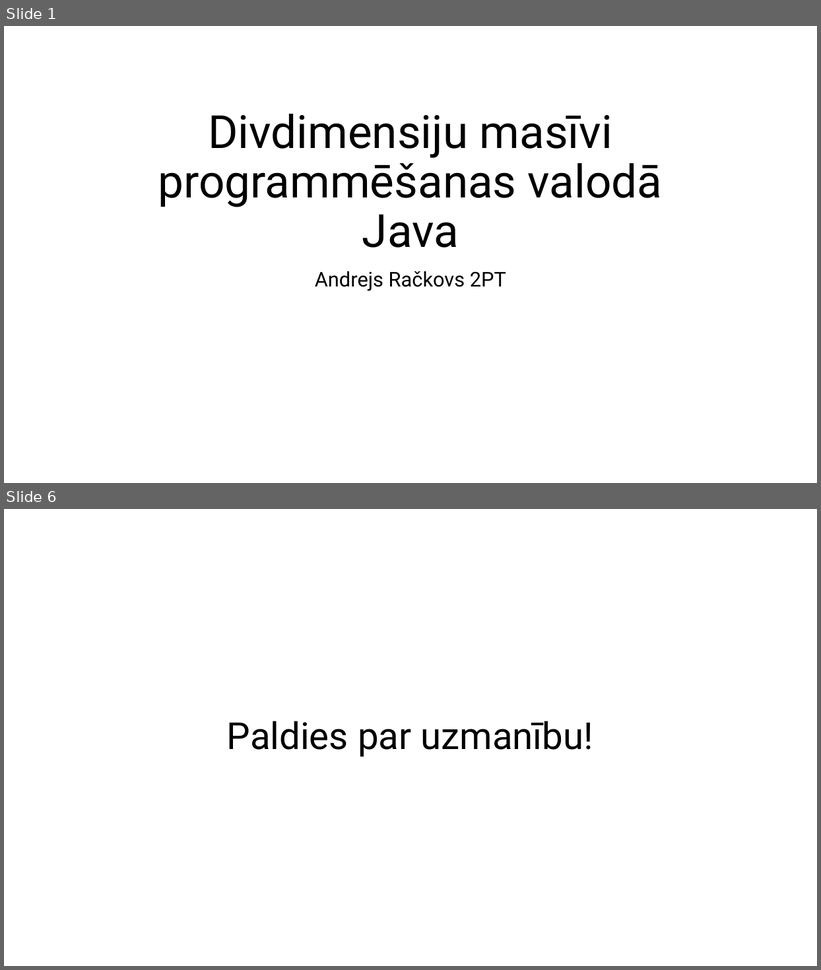
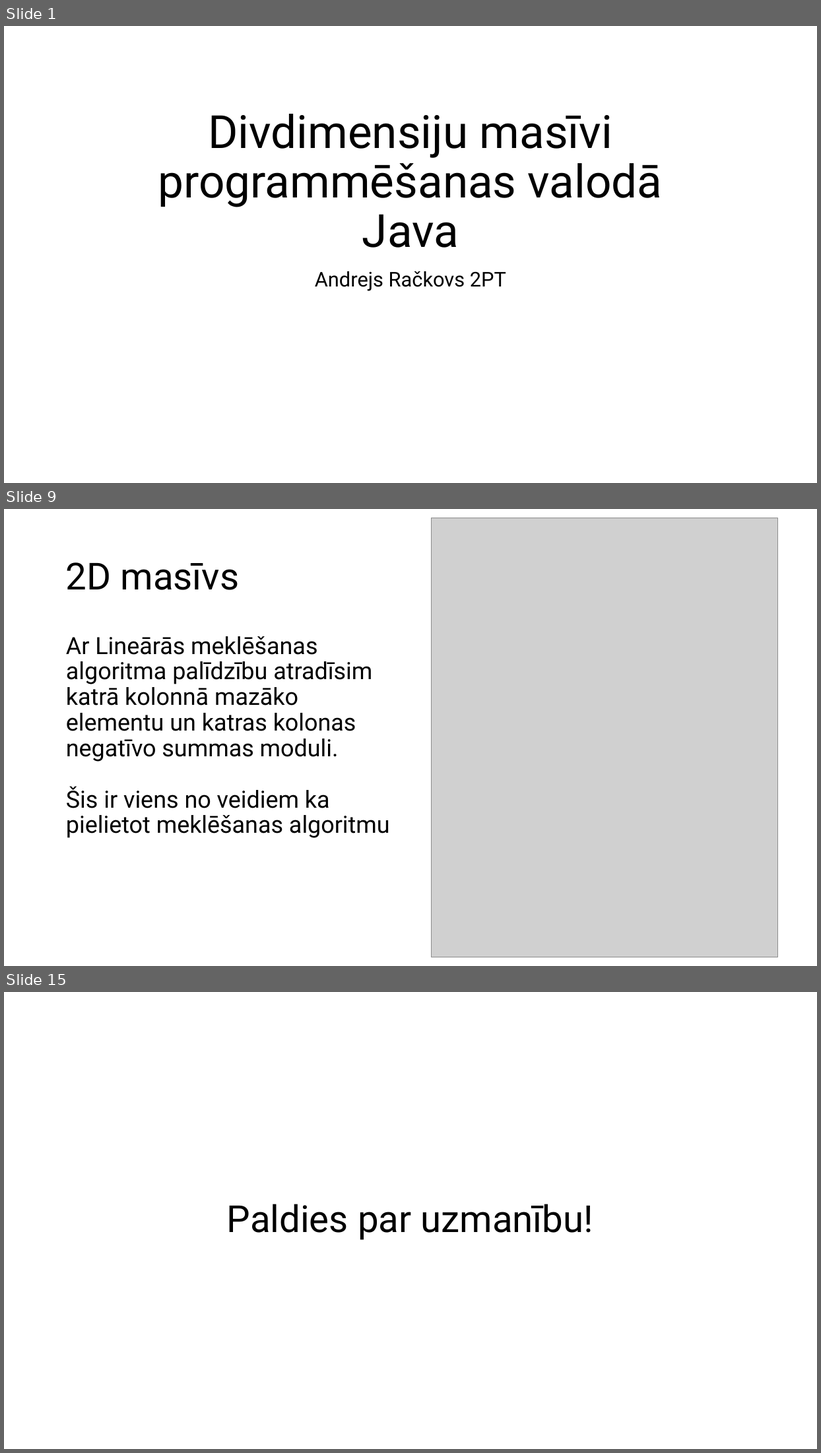
Before and after one commit to Andrejatsm/Eksamens, a slide deck: 2D Array.pptx. Shown one above the other, each under a label of ours: slides 1 and 6 before the commit, slides 1, 9 and 15 after it; the slides between them are not shown. The pictures are 821x970 and 821x1453 pixels, drawn with LibreOffice and Linux fonts; fonts in the diff are those of the drawing; grey boxes stand for pictures. Boxes give left, top, right and bottom in pixels: in the first picture for what was removed or moved away, otherwise in the second. Text is boxed around its words. In the diff, an @@ line names an element or a change of style, - is before the commit and + after.

```diff
--- a/2D Array.pptx
+++ b/2D Array.pptx
@@ slide 9 added at box(4, 509, 817, 966), background #FFFFFF @@
@@ picture added at box(432, 518, 779, 957) @@
@@ title added at box(66, 562, 240, 590), 44 pt, text #000000 @@
+2D masīvs
@@ text added at box(66, 636, 390, 838), 28 pt, text #000000 @@
+Ar Lineārās meklēšanas algoritma palīdzību atradīsim katrā kolonnā mazāko elementu un katras kolonas negatīvo summas moduli.
+Šis ir viens no veidiem ka pielietot meklēšanas algoritmu
@@ what was slide 6 is now slide 15 @@
```
Also in this commit, not shown: 3 slides changed, 9 other slides added, 1 slide removed, 1 other file.
